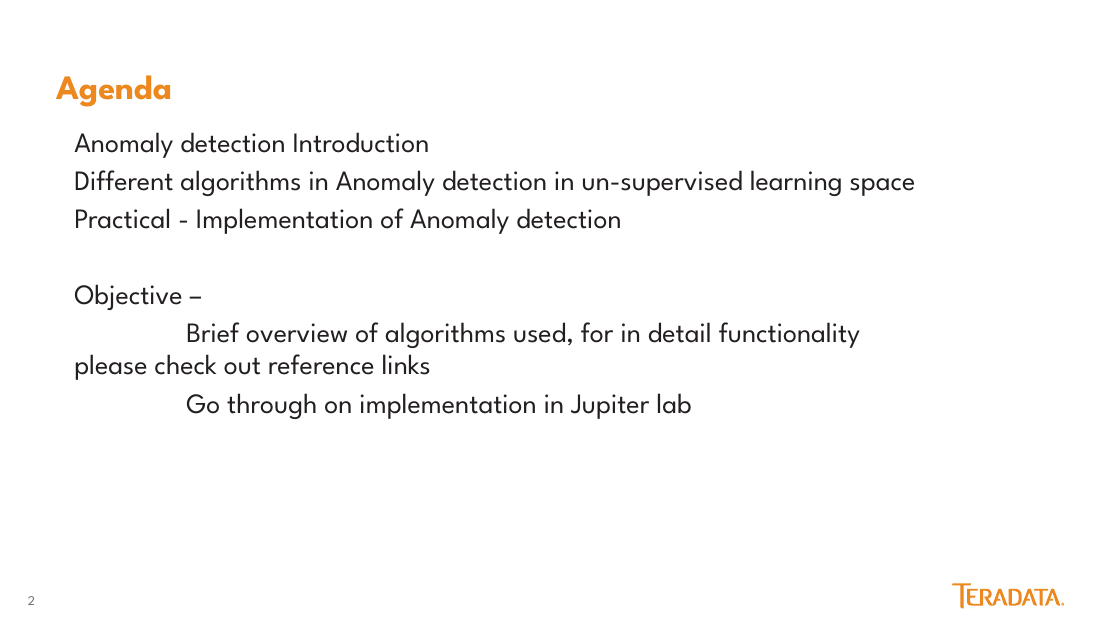
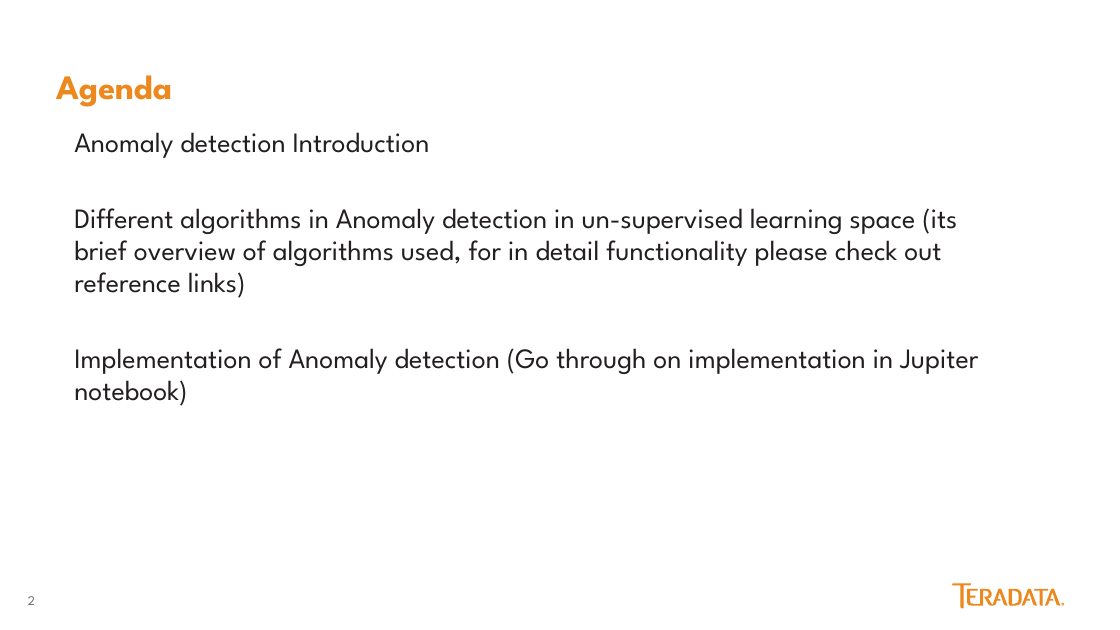
Before and after one commit to jackalwoods/Anomaly-Detection, a slide deck: slide 2 of Anamoly Detection.pptx. Drawn at 1120x630 pixels with LibreOffice and Linux fonts; fonts in the diff are those of the drawing. Boxes give left, top, right and bottom in pixels: in the first picture for what was removed or moved away, otherwise in the second. Text is boxed around its words. In the diff, an @@ line names an element or a change of style, - is before the commit and + after.

```diff
--- a/Anamoly Detection.pptx
+++ b/Anamoly Detection.pptx
@@ text at [74,208,978,406]: text changed @@
-Different algorithms in Anomaly detection in un-supervised learning space
-Practical - Implementation of Anomaly detection
-Objective –
-Brief overview of algorithms used, for in detail functionality please check out reference links
-Go through on implementation in Jupiter lab
+Different algorithms in Anomaly detection in un-supervised learning space (its brief overview of algorithms used, for in detail functionality please check out reference links)
+Implementation of Anomaly detection (Go through on implementation in Jupiter notebook)
```
Also in this commit, not shown: 9 other slides changed.
